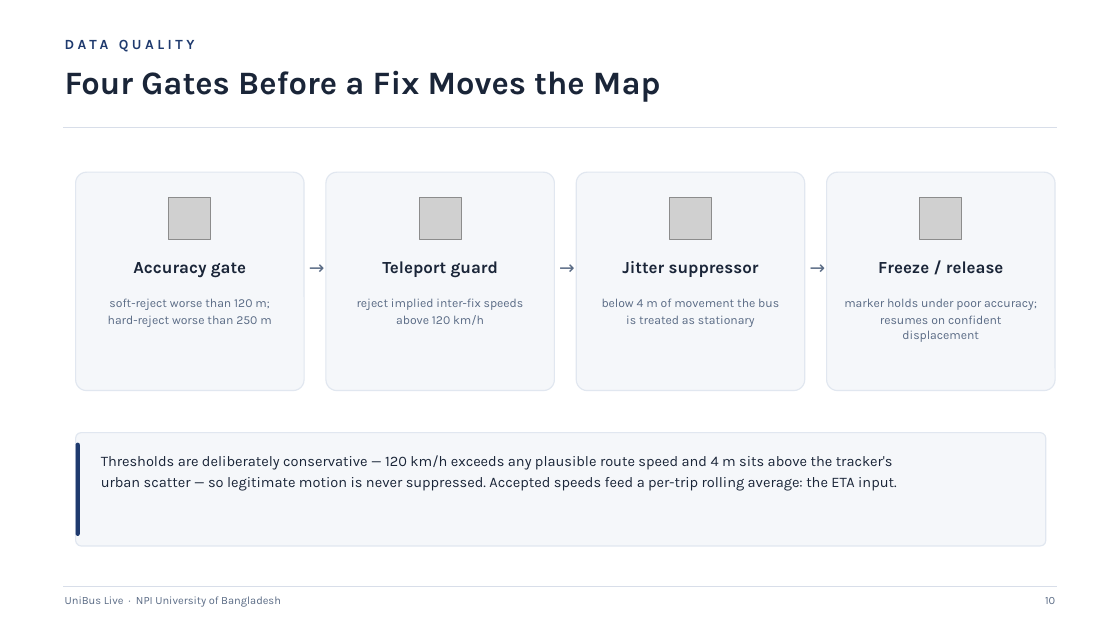
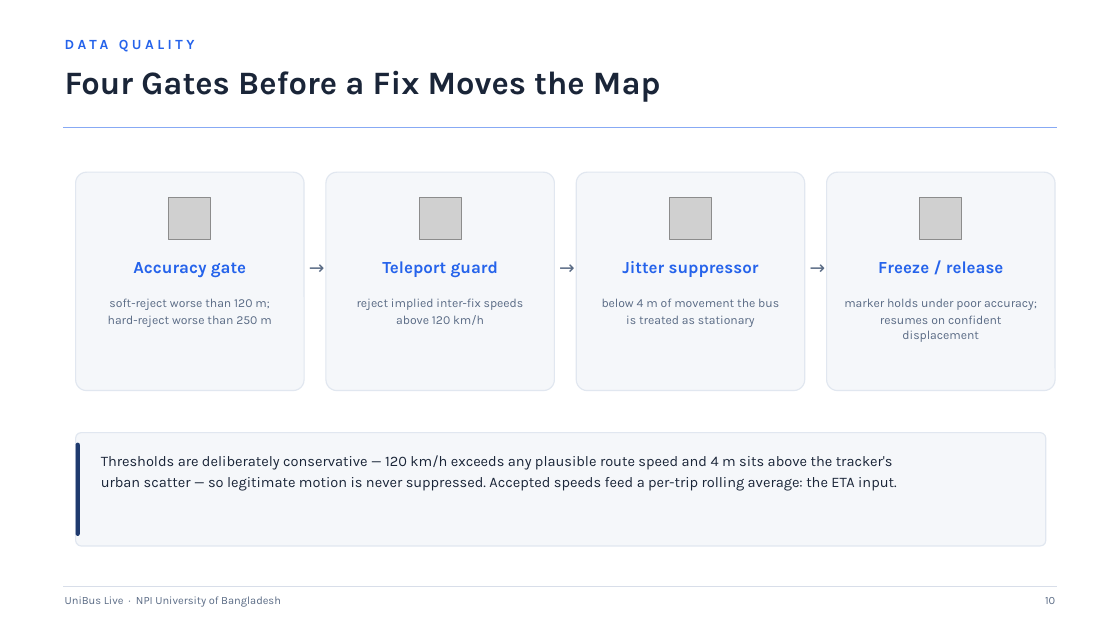
Before and after one commit to mdshishirhossain05/bus-tracking-backend, a slide deck: slide 10 of thesis/ppt/UniBus_Live_Academic_Presentation.pptx. Drawn at 1120x630 pixels with LibreOffice and Linux fonts; fonts in the diff are those of the drawing; grey boxes stand for pictures. Boxes give left, top, right and bottom in pixels: in the first picture for what was removed or moved away, otherwise in the second. Text is boxed around its words. In the diff, an @@ line names an element or a change of style, - is before the commit and + after.

```diff
--- a/thesis/ppt/UniBus_Live_Academic_Presentation.pptx
+++ b/thesis/ppt/UniBus_Live_Academic_Presentation.pptx
@@ text "DATA QUALITY" at (65, 39, 195, 52): text colour #1F3A6E to #2563EB @@
@@ line (63, 128) - (1057, 128): stroke #D8DEE9 1.2 pt to #87A9F4 1.2 pt @@
@@ text colour #1A2538 to #2563EB in 4 elements at (133, 262, 246, 278), (382, 261, 498, 278), (622, 261, 759, 277), (878, 261, 1004, 273) @@
```
Also in this commit, not shown: 18 other slides changed.
